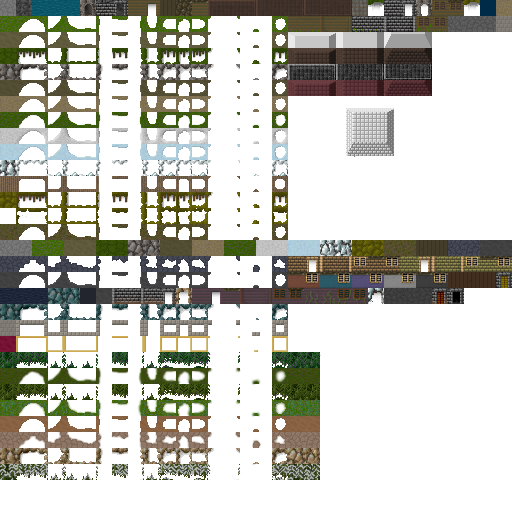
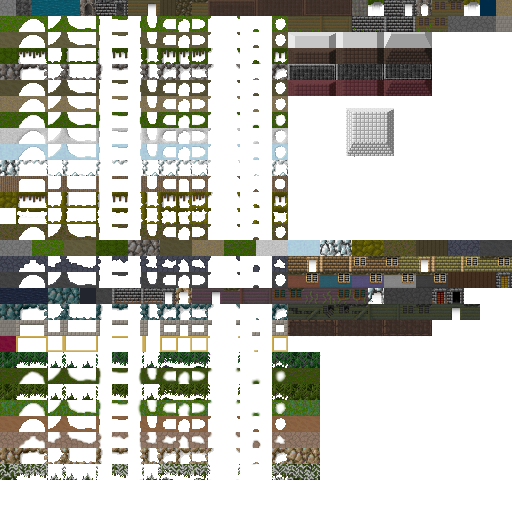
The second 512 x 512 image is a revision of the first. Changes to its layers:
painted on "foreground" over [287, 304, 480, 337]
